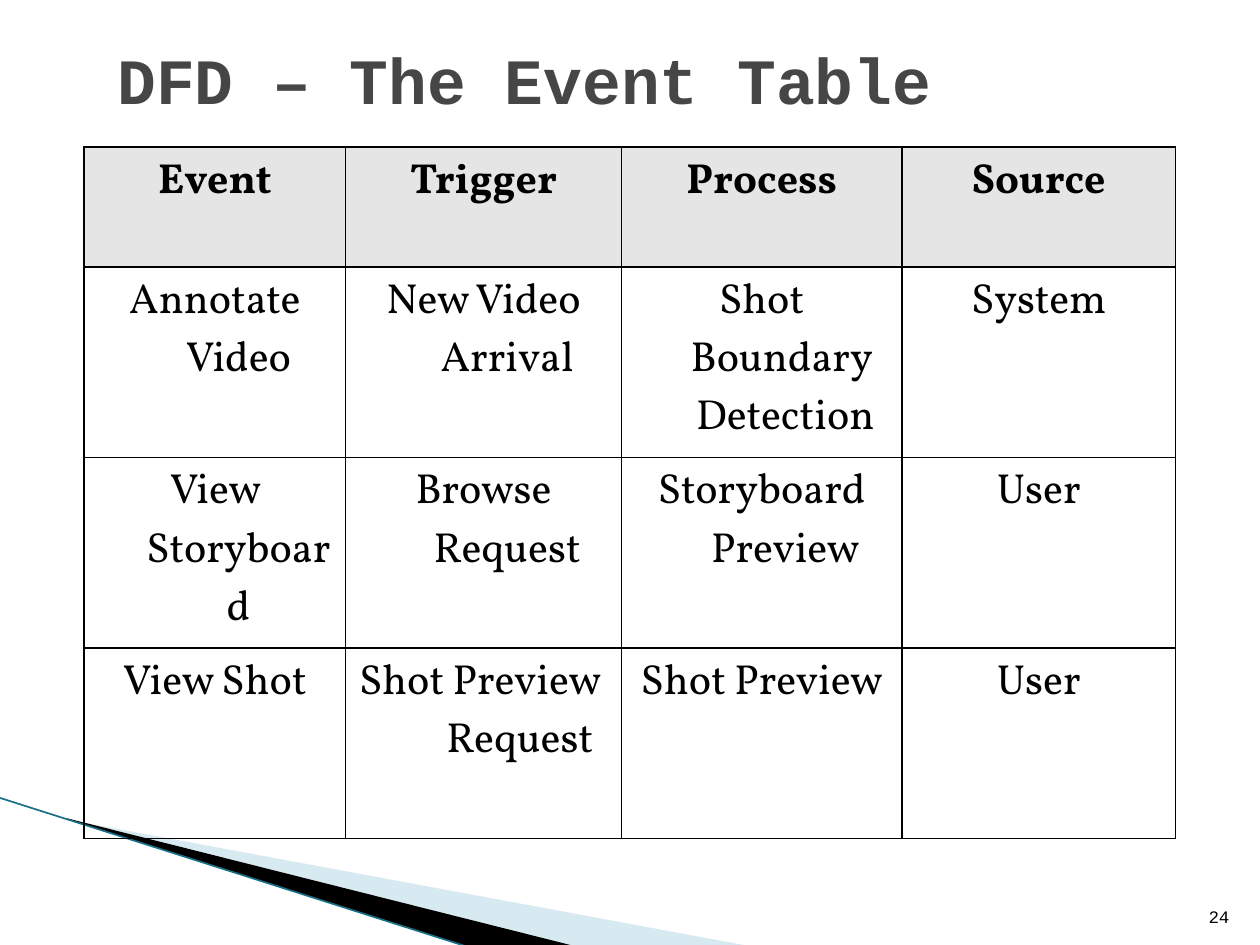
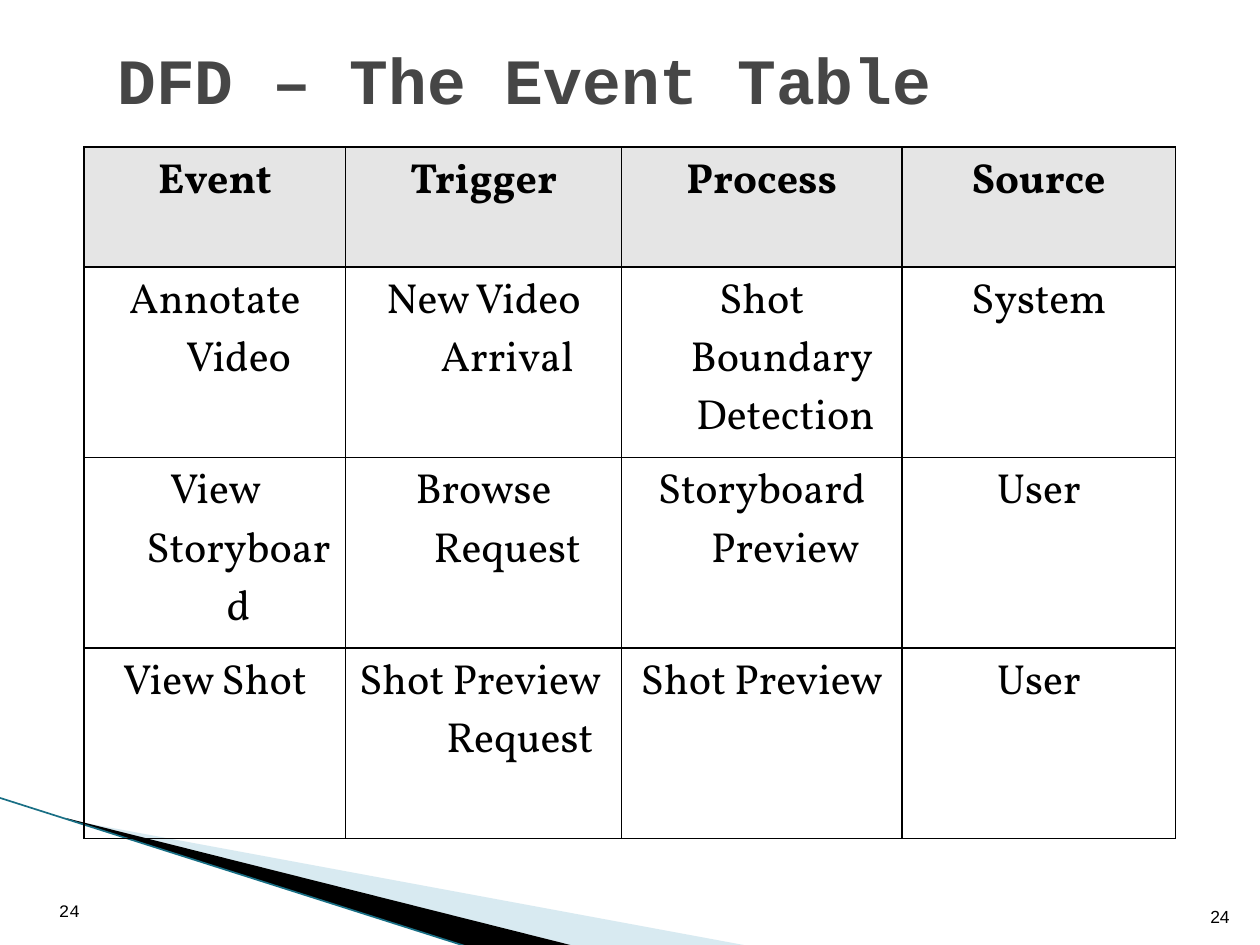
Before and after one commit to coulston/Design-For-Electrical-and-Computer-Engineering, a slide deck: slide 24 of Chapter Presentation/Chapter 6 - Behavior Models.pptx. Drawn at 1260x945 pixels with LibreOffice and Linux fonts; fonts in the diff are those of the drawing; background and template pictures are left out. Boxes give left, top, right and bottom in pixels: in the first picture for what was removed or moved away, otherwise in the second. Text is boxed around its words. In the diff, an @@ line names an element or a change of style, - is before the commit and + after.

```diff
--- a/Chapter Presentation/Chapter 6 - Behavior Models.pptx
+++ b/Chapter Presentation/Chapter 6 - Behavior Models.pptx
@@ page number: place and size @@
-page number at [1209, 911, 1230, 923]
+page number at [59, 905, 80, 917]
@@ page number added at [1210, 910, 1229, 923], 10 pt, text #000000 @@
+24
```
Also in this commit, not shown: 39 other slides changed, 17 other files.
